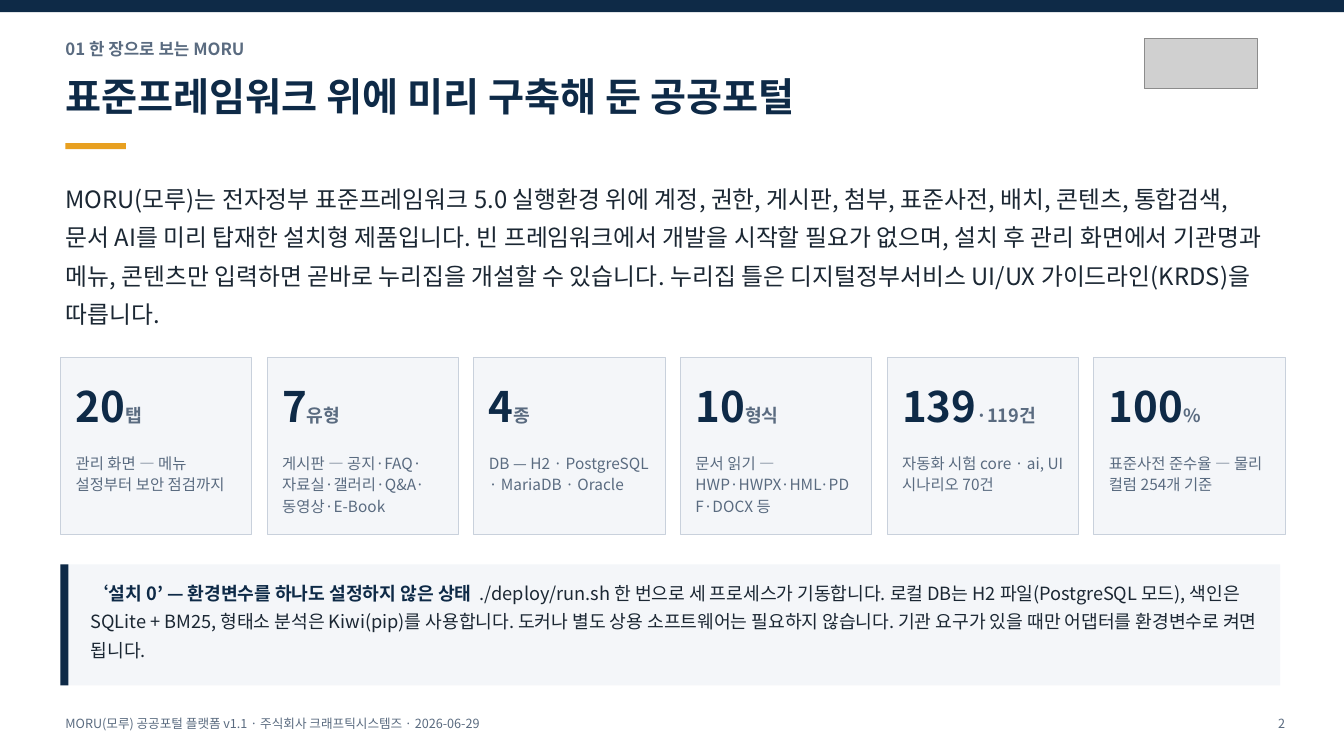
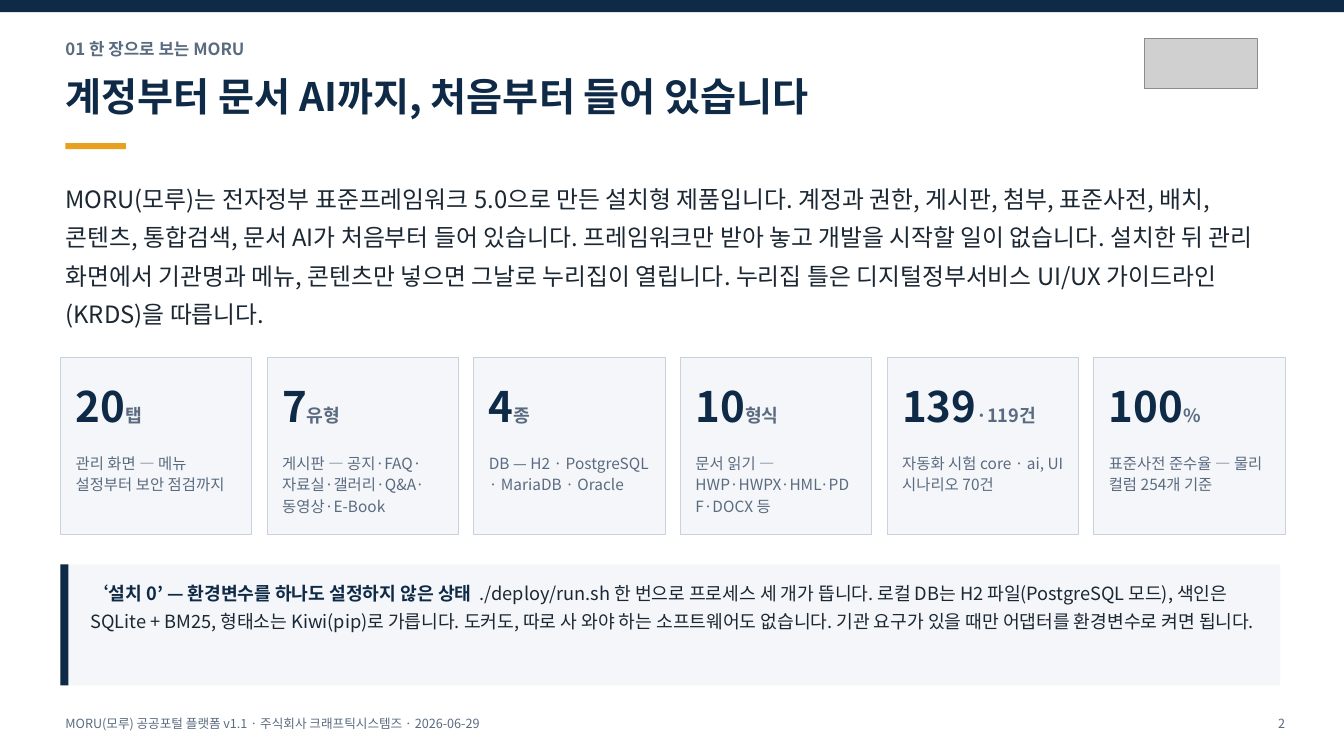
Before and after one commit to mhb8436/moru-release, a slide deck: slide 2 of docs/MORU-발표자료-v1.1.pptx. Drawn at 1344x756 pixels with LibreOffice and Linux fonts; fonts in the diff are those of the drawing; grey boxes stand for pictures. Boxes give left, top, right and bottom in pixels: in the first picture for what was removed or moved away, otherwise in the second. Text is boxed around its words. In the diff, an @@ line names an element or a change of style, - is before the commit and + after.

Commit message:
표제와 영어식 비유를 한국어로 다시 쓴다 — 소개 자료 전체
대표 문구를 「표준프레임워크 위에서 바로 시작하는 공공포털」에서
「표준프레임워크 사업, 누리집은 이미 만들어 두었습니다」로 바꾼다.
「위에 올린다 · 위에 구축한다 · 위에 탑재한다」는 build on top of 를
그대로 옮긴 비유라 전부 걷어냈다.

표제 일곱 개를 다시 썼다. 「프레임워크는 있어도, 그 위에 올릴 제품이
없었습니다」는 「표준프레임워크는 뼈대일 뿐, 살은 사업마다 다시
붙였습니다」로, 「운영에 필요한 화면을 처음부터 모두 제공합니다」는
「운영에 쓸 화면이 처음부터 다 들어 있습니다」로 바꾼다.

사물에 책임을 지우던 문장도 고쳤다 — 「접근성과 디자인 규격은 부품이
지킵니다」는 「화면마다 따로 챙기지 않아도 됩니다」로.

「제공/지원합니다」 14군데, 「~ 시」 3군데, 「N개의 X」 4군데,
「~를 통해 · ~을 위한」 7군데를 함께 정리한다. 소개서 · 리플릿 ·
발표 자료 · 랜딩 · README 가 이제 같은 문장을 쓴다.

```diff
--- a/docs/MORU-발표자료-v1.1.pptx
+++ b/docs/MORU-발표자료-v1.1.pptx
@@ text at bbox=[65, 78, 809, 120]: text changed @@
-표준프레임워크 위에 미리 구축해 둔 공공포털
+계정부터 문서 AI까지, 처음부터 들어 있습니다
@@ text at bbox=[65, 188, 1253, 328]: text changed @@
-MORU(모루)는 전자정부 표준프레임워크 5.0 실행환경 위에 계정, 권한, 게시판, 첨부, 표준사전, 배치, 콘텐츠, 통합검색, 문서 AI를 미리 탑재한 설치형 제품입니다. 빈 프레임워크에서 개발을 시작할 필요가 없으며, 설치 후 관리 화면에서 기관명과 메뉴, 콘텐츠만 입력하면 곧바로 누리집을 개설할 수 있습니다. 누리집 틀은 디지털정부서비스 UI/UX 가이드라인(KRDS)을 따릅니다.
+MORU(모루)는 전자정부 표준프레임워크 5.0으로 만든 설치형 제품입니다. 계정과 권한, 게시판, 첨부, 표준사전, 배치, 콘텐츠, 통합검색, 문서 AI가 처음부터 들어 있습니다. 프레임워크만 받아 놓고 개발을 시작할 일이 없습니다. 설치한 뒤 관리 화면에서 기관명과 메뉴, 콘텐츠만 넣으면 그날로 누리집이 열립니다. 누리집 틀은 디지털정부서비스 UI/UX 가이드라인(KRDS)을 따릅니다.
@@ text at bbox=[91, 584, 1254, 632]: text changed @@
-‘설치 0’ — 환경변수를 하나도 설정하지 않은 상태 ./deploy/run.sh 한 번으로 세 프로세스가 기동합니다. 로컬 DB는 H2 파일(PostgreSQL 모드), 색인은 SQLite + BM25, 형태소 분석은 Kiwi(pip)를 사용합니다. 도커나 별도 상용 소프트웨어는 필요하지 않습니다. 기관 요구가 있을 때만 어댑터를 환경변수로 켜면 됩니다.
+‘설치 0’ — 환경변수를 하나도 설정하지 않은 상태 ./deploy/run.sh 한 번으로 프로세스 세 개가 뜹니다. 로컬 DB는 H2 파일(PostgreSQL 모드), 색인은 SQLite + BM25, 형태소는 Kiwi(pip)로 가릅니다. 도커도, 따로 사 와야 하는 소프트웨어도 없습니다. 기관 요구가 있을 때만 어댑터를 환경변수로 켜면 됩니다.
```
Also in this commit, not shown: 9 other slides changed, 4 other files.
